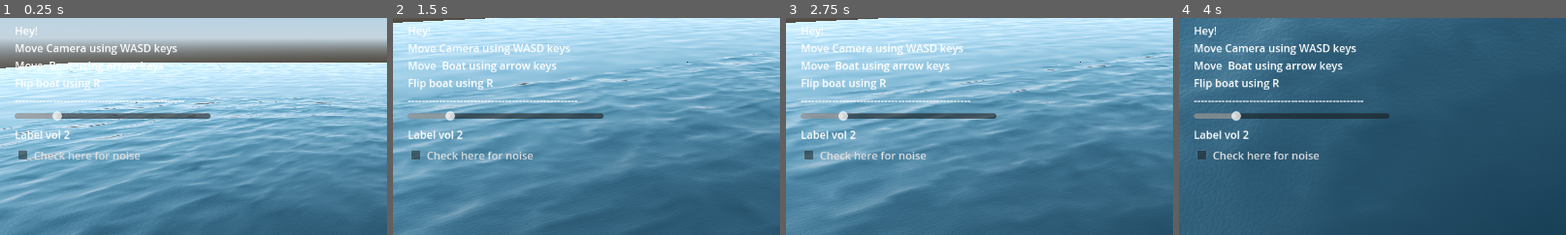
Above: before the commit, frames 1-4 (left to right).
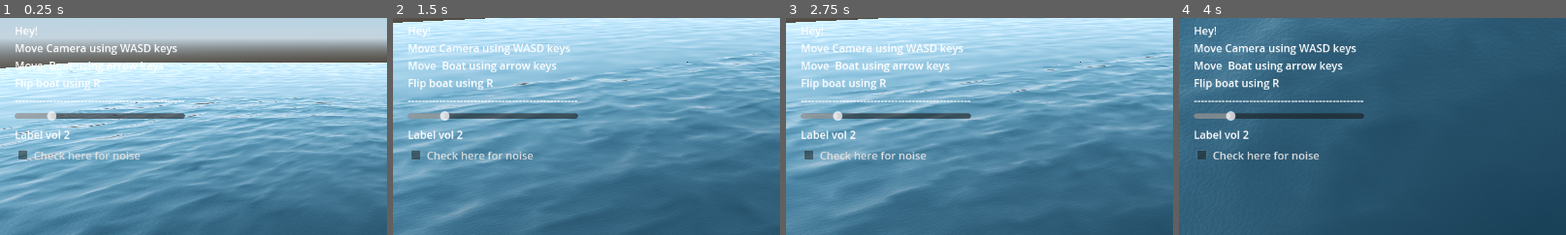
Above: after the commit, the same moments.

Repository: D0V4HKIIN/cs-341-computer-graphics-project
Game: Godot game, scene res://Main.tscn
Same seed, same stepped clock (60 frames per second), same inputs: the game is played once before the commit and once after it.
Inputs (mouse positions are % of the whole screen's width and height, from its top left):
- Up to frame 1 (0.25 s): no input
- Up to frame 2 (1.5 s): move the mouse to (72, 45) at 0.52 s; press the mouse at (72, 45) at 0.53 s; hold Right (boat_right) 0.53-1.28 s; move the mouse to (30, 55) at 1.27 s; release the mouse at (30, 55) at 1.28 s; hold Down (boat_back) from 1.28 s (still down); click (30, 55) at 1.35 s
- Up to frame 3 (2.75 s): move the mouse to (60, 28) at 2.02 s; release Down (boat_back) at 2.03 s; press the mouse at (60, 28) at 2.03 s; hold Right (boat_right) from 2.03 s (still down)
- Up to frame 4 (4 s): move the mouse to (45, 70) at 2.77 s; release Right (boat_right) at 2.78 s; release the mouse at (45, 70) at 2.78 s; hold Up (boat_forward) 2.78-3.53 s; click (45, 70) at 2.85 s; move the mouse to (80, 65) at 3.52 s; press the mouse at (80, 65) at 3.53 s; hold Left (boat_left) from 3.53 s (still down)
The pictures show only the part of the screen within x 0-50%, y 0-50%; the shares and areas given below are measured in that part.

The runs differ from the first frame. In frame 1, 0.3% of the frame differs, in the area x 12-55%, y 42-48%; in frame 2, 0.3%; in frame 3, 0.3%; in frame 4, 0.3%.

Commit message:
new zip, small change in ui

Diff:
--- a/seas-341_captain_hooks_black_pearl/settings2.tscn
+++ b/seas-341_captain_hooks_black_pearl/settings2.tscn
@@ -21,9 +21,9 @@
 anchor_right = 1.0
 anchor_bottom = 1.0
 offset_left = -25.0
-offset_top = -56.0
-offset_right = -3.0
-offset_bottom = -66.0
+offset_top = -69.0
+offset_right = -41.0
+offset_bottom = -53.0
 grow_horizontal = 2
 grow_vertical = 2
 theme_override_constants/margin_left = 25
Not shown, changed: proposal_template/proposal.html
Not shown, changed: proposal_template/proposal.md
Not shown, added: proposal_template/proposal_g6_milestone.zip
